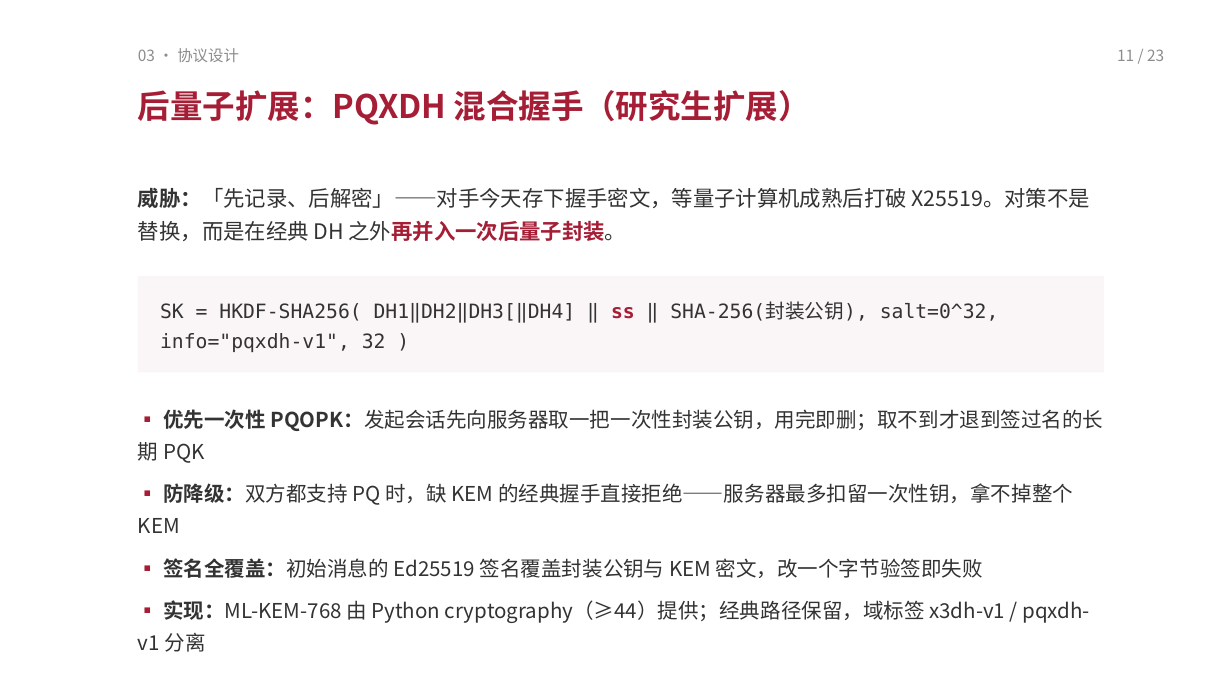
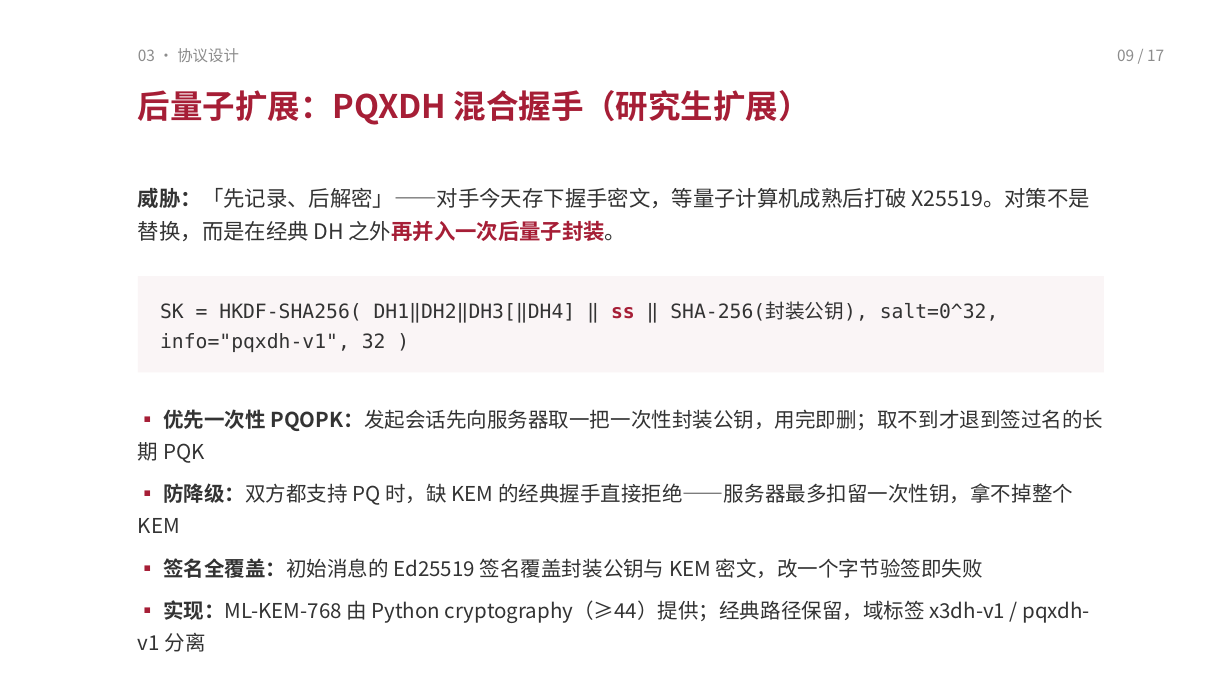
Before and after one commit to TomHaoZi/ECNUchat, a slide deck: slide 9 of 中期汇报/ECNUchat-中期汇报.pptx (slide 11 before the commit). Drawn at 1232x699 pixels with LibreOffice and Linux fonts; fonts in the diff are those of the drawing. Boxes give left, top, right and bottom in pixels: in the first picture for what was removed or moved away, otherwise in the second. Text is boxed around its words. In the diff, an @@ line names an element or a change of style, - is before the commit and + after.

```diff
--- a/中期汇报/ECNUchat-中期汇报.pptx
+++ b/中期汇报/ECNUchat-中期汇报.pptx
@@ text at (1117,49,1164,61): text changed @@
-11 / 23
+09 / 17
```
Also in this commit, not shown: 14 other slides changed, 6 slides removed, 3 other files.
